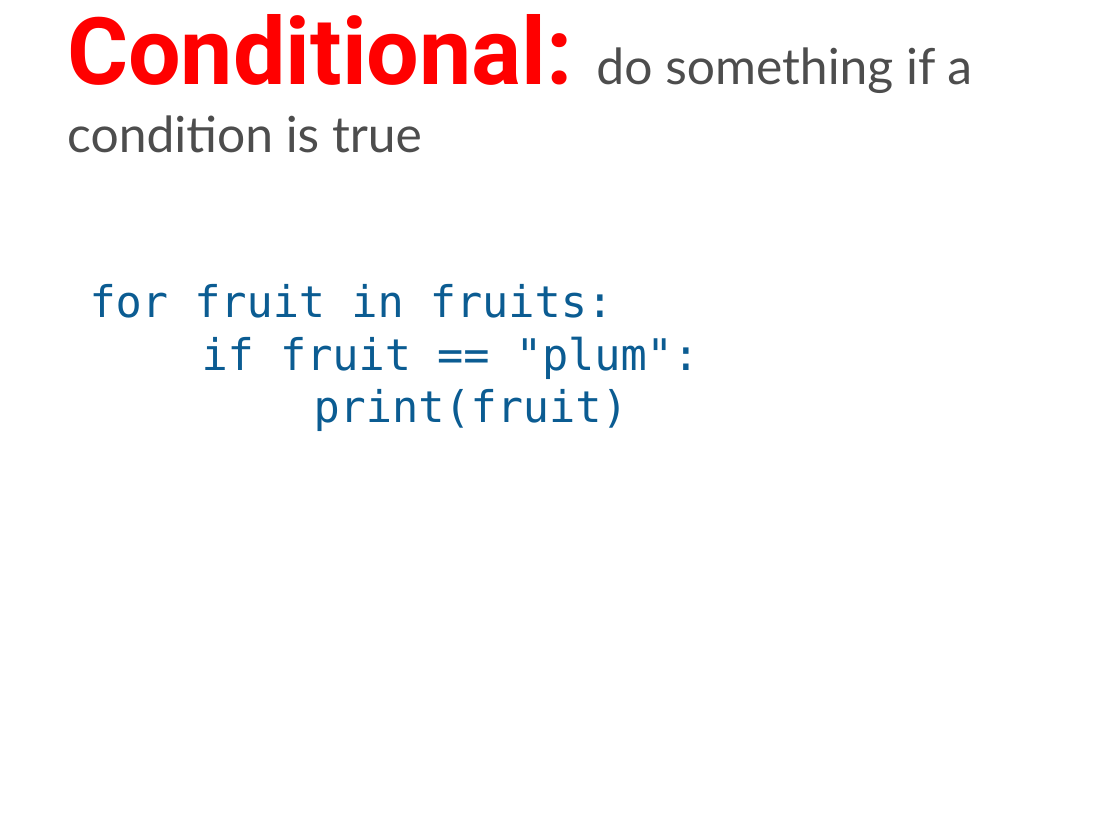
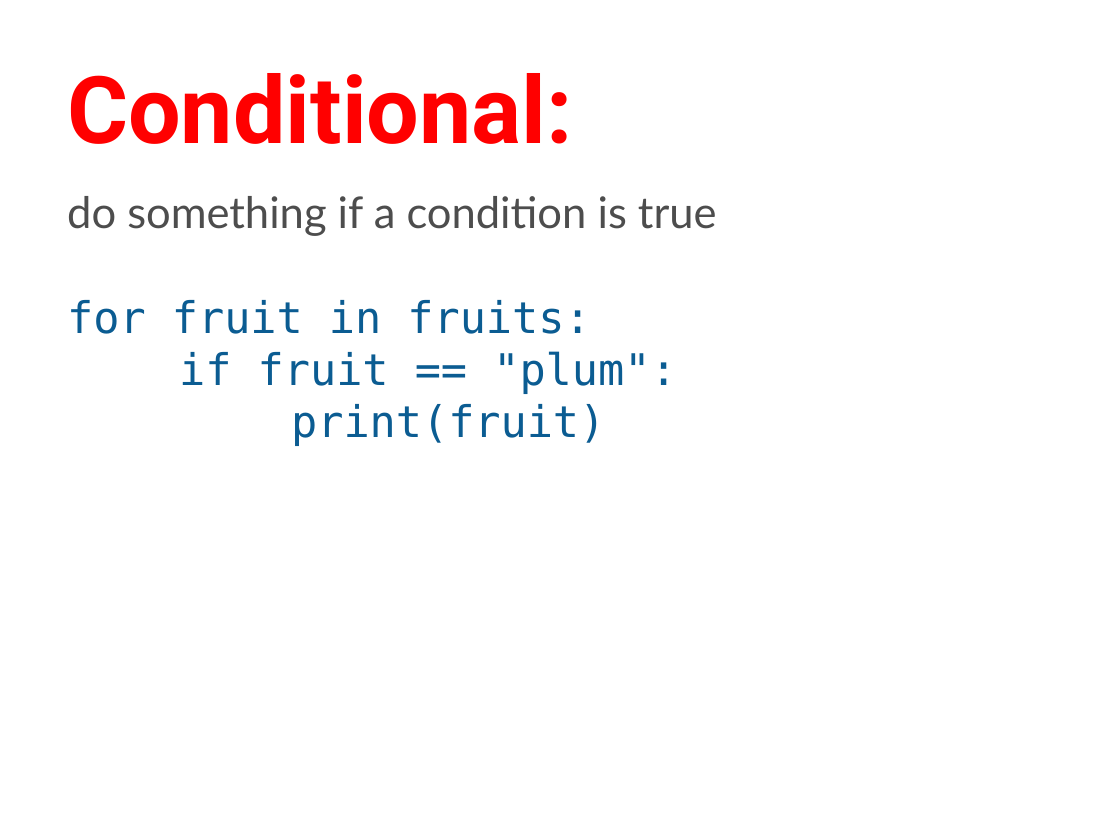
Before and after one commit to humanitiesprogramming/slides, a slide deck: slide 17 of 2018/python/Python Programming Concepts II.pptx (slide 15 before the commit). Drawn at 1120x840 pixels with LibreOffice and Linux fonts; fonts in the diff are those of the drawing. Boxes give left, top, right and bottom in pixels: in the first picture for what was removed or moved away, otherwise in the second. Text is boxed around its words. In the diff, an @@ line names an element or a change of style, - is before the commit and + after.

```diff
--- a/2018/python/Python Programming Concepts II.pptx
+++ b/2018/python/Python Programming Concepts II.pptx
@@ title at box(67, 73, 573, 144): text changed; size 32 to 60 pt; font Lato to Roboto; text colour #4D4D4D to #FF0000; bold on @@
-Conditional: do something if a condition is true
+Conditional:
@@ text "do something if a condition ...": place and size @@
-text "do something if a condition ..." at box(90, 284, 699, 431)
+text "do something if a condition ..." at box(67, 196, 717, 446)
@@ text at box(67, 196, 717, 236): paragraph added @@
+do something if a condition is true
```
Also in this commit, not shown: 3 other slides changed, 2 slides added, 4 slides removed, 1 other file.
